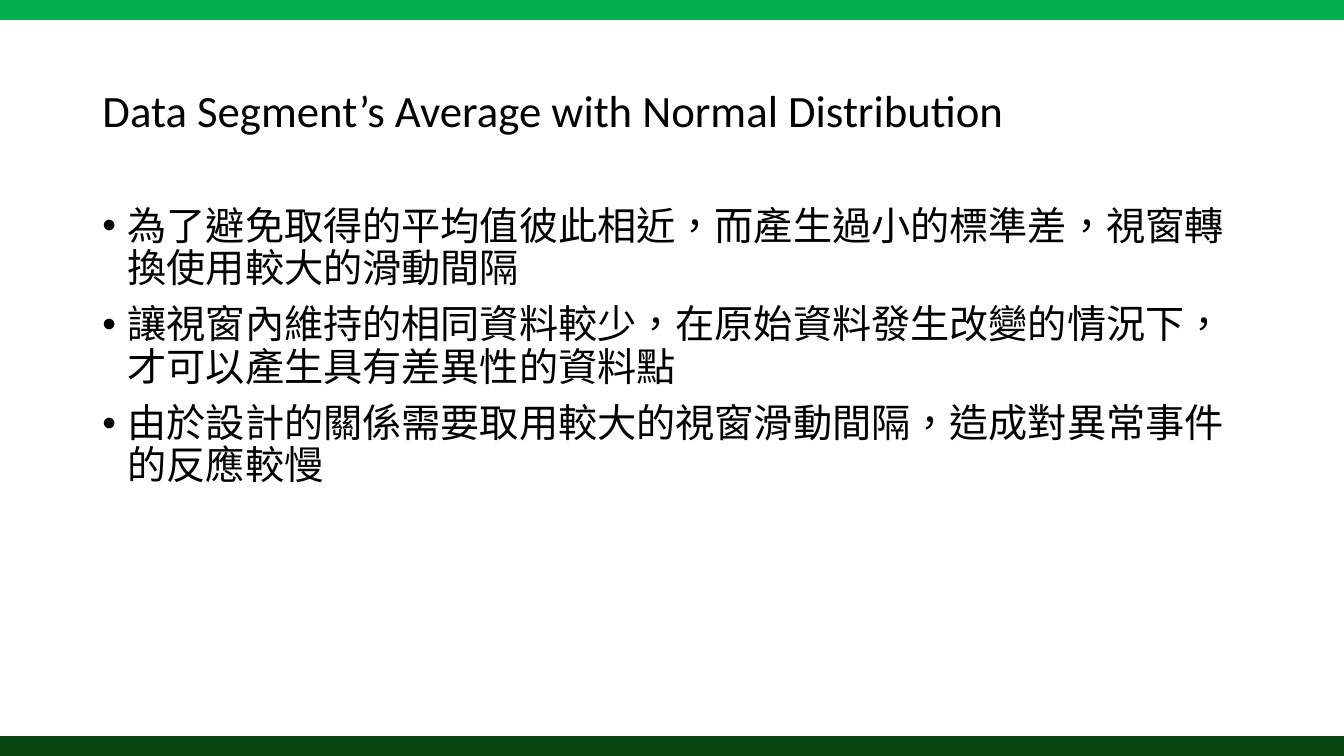
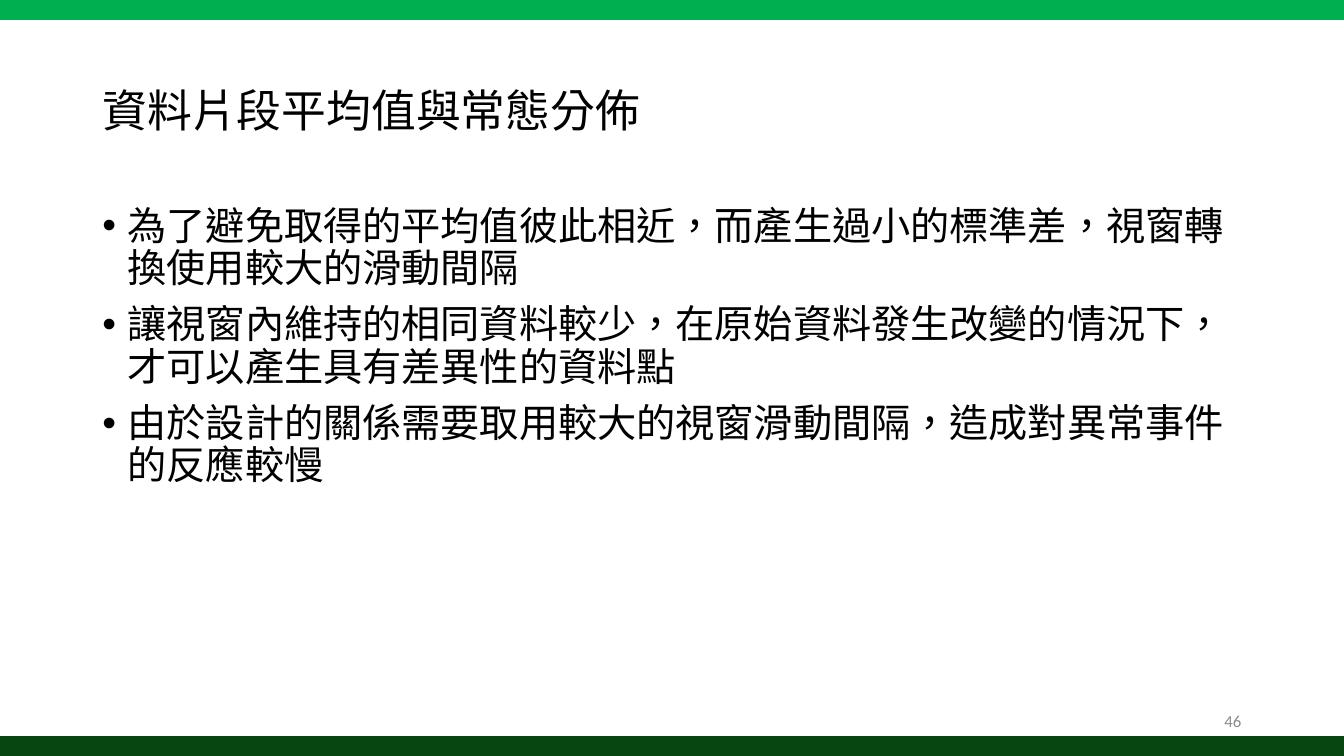
Before and after one commit to tedrong/Paper, a slide deck: slide 46 of Anomaly Detection and Event Alert System for IOT Integrated Management Platform.pptx. Drawn at 1344x756 pixels with LibreOffice and Linux fonts; fonts in the diff are those of the drawing. Boxes give left, top, right and bottom in pixels: in the first picture for what was removed or moved away, otherwise in the second. Text is boxed around its words. In the diff, an @@ line names an element or a change of style, - is before the commit and + after.

```diff
--- a/Anomaly Detection and Event Alert System for IOT Integrated Management Platform.pptx
+++ b/Anomaly Detection and Event Alert System for IOT Integrated Management Platform.pptx
@@ title at (102,89,640,131): text changed; font Calibri to Noto Sans CJK SC @@
-Data Segment’s Average with Normal Distribution
+資料片段平均值與常態分佈
@@ page number added at (1224,716,1241,727), 12 pt, text #8C8C8C @@
+46
```
Also in this commit, not shown: 48 other slides changed.
